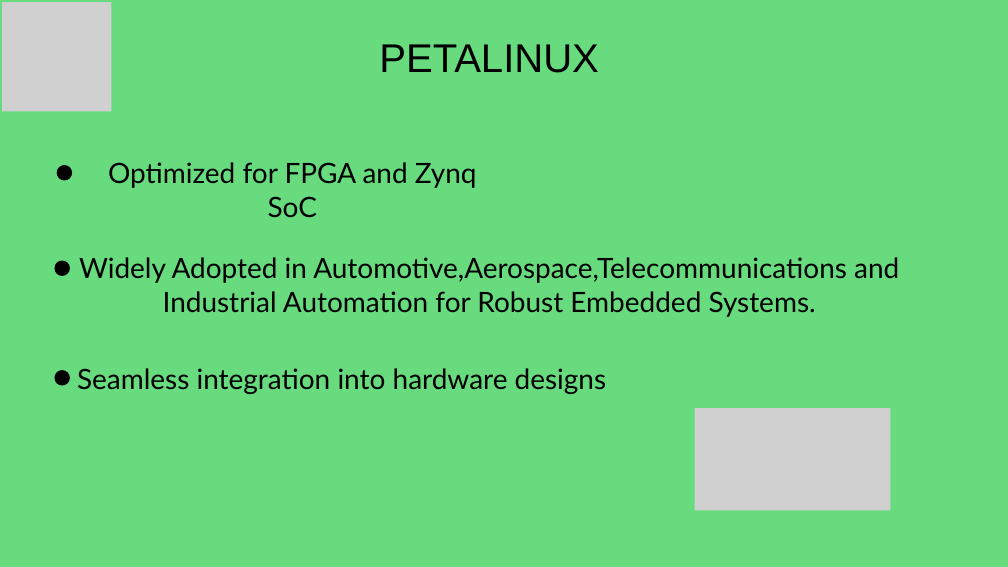
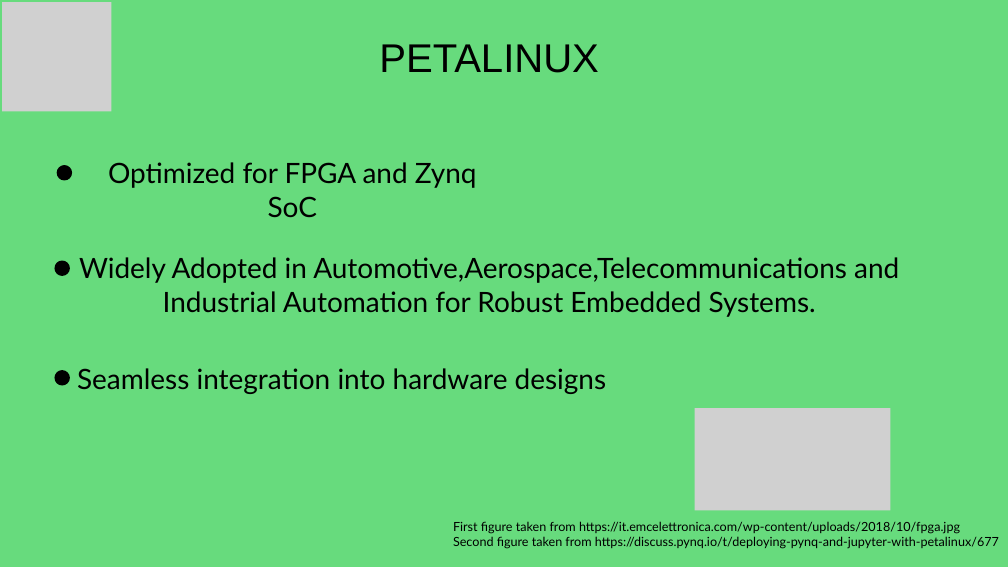
Before and after one commit to japanninja74/OS_aes-cryptocore-driver, a slide deck: slide 23 of docs/presentation.pptx (slide 22 before the commit). Drawn at 1008x567 pixels with LibreOffice and Linux fonts; fonts in the diff are those of the drawing; grey boxes stand for pictures. Boxes give left, top, right and bottom in pixels: in the first picture for what was removed or moved away, otherwise in the second. Text is boxed around its words. In the diff, an @@ line names an element or a change of style, - is before the commit and + after.

```diff
--- a/docs/presentation.pptx
+++ b/docs/presentation.pptx
@@ text added at bbox=[453, 521, 999, 549], 18 pt, text #000000 @@
+First figure taken from https://it.emcelettronica.com/wp-content/uploads/2018/10/fpga.jpg
+Second figure taken from https://discuss.pynq.io/t/deploying-pynq-and-jupyter-with-petalinux/677
```
Also in this commit, not shown: 14 other slides changed, 3 slides added, 1 slide removed.
